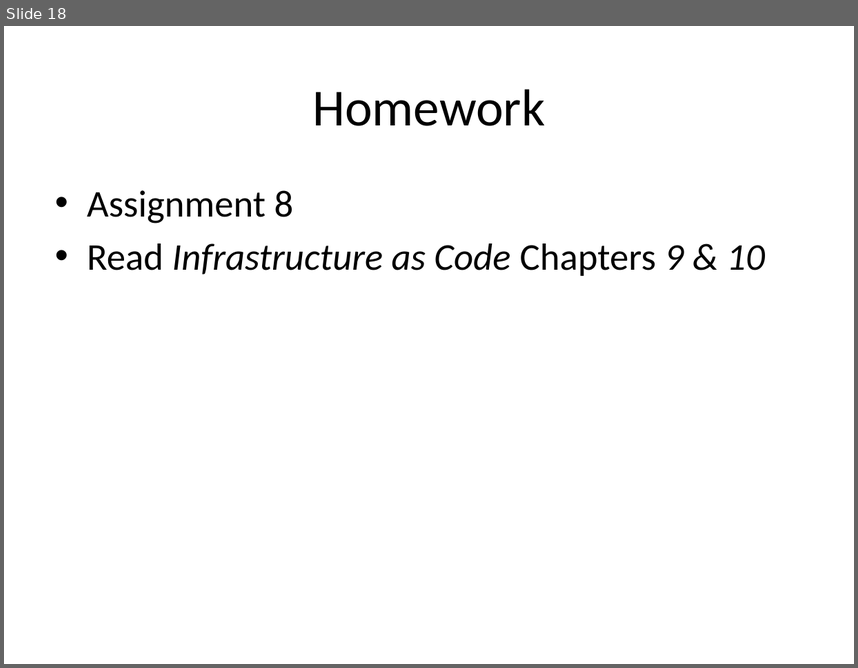
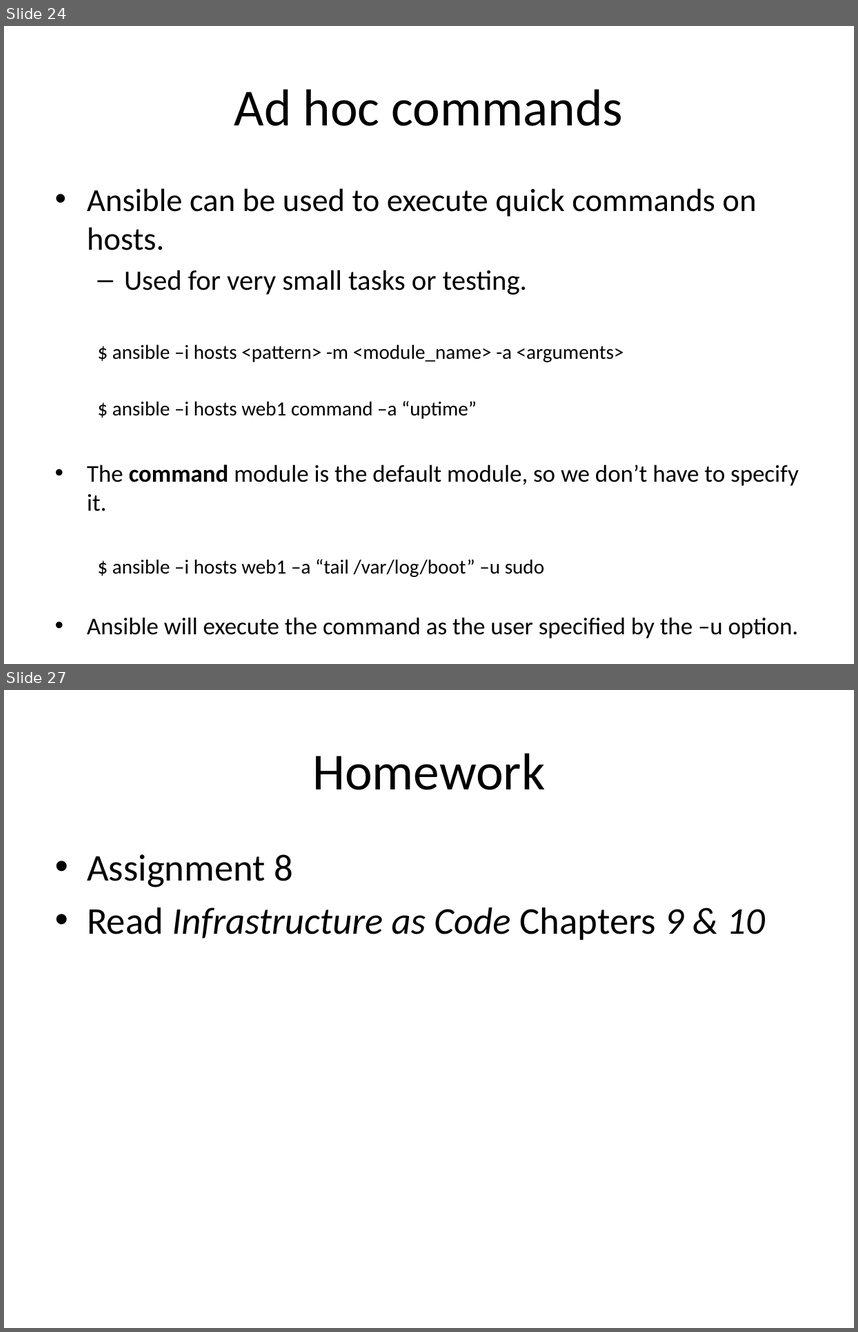
Before and after one commit to jasondbaker/infrastructure-class, a slide deck: lectures/infrastructure-week-10.pptx. Shown one above the other, each under a label of ours: slide 18 before the commit, slides 24 and 27 after it; the slides between them are not shown. The pictures are 858x668 and 858x1332 pixels, drawn with LibreOffice and Linux fonts; fonts in the diff are those of the drawing. Boxes give left, top, right and bottom in pixels: in the first picture for what was removed or moved away, otherwise in the second. Text is boxed around its words. In the diff, an @@ line names an element or a change of style, - is before the commit and + after.

```diff
--- a/lectures/infrastructure-week-10.pptx
+++ b/lectures/infrastructure-week-10.pptx
@@ slide 24 added at [4, 26, 854, 664], background #FFFFFF @@
@@ title added at [234, 89, 624, 126], 44 pt, text #000000 @@
+Ad hoc commands
@@ text added at [87, 188, 799, 638], 17 pt, text #000000 @@
+• Ansible can be used to execute quick commands on hosts.
+  – Used for very small tasks or testing.
+  $ ansible –i hosts <pattern> -m <module_name> -a <arguments>
+  $ ansible –i hosts web1 command –a “uptime”
+• The command module is the default module, so we don’t have to specify it.
+  $ ansible –i hosts web1 –a “tail /var/log/boot” –u sudo
+• Ansible will execute the command as the user specified by the –u option.
@@ what was slide 18 is now slide 27 @@
```
Also in this commit, not shown: 1 slide changed, 8 other slides added.
